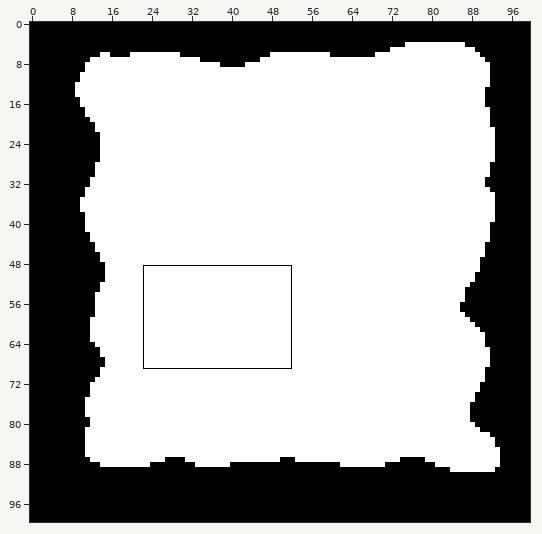
Level history. Tiled map: core/assets/Map.tmx. The picture above shows the old version from afar; the outline marks the close-up.
Close-up. Before the edit:
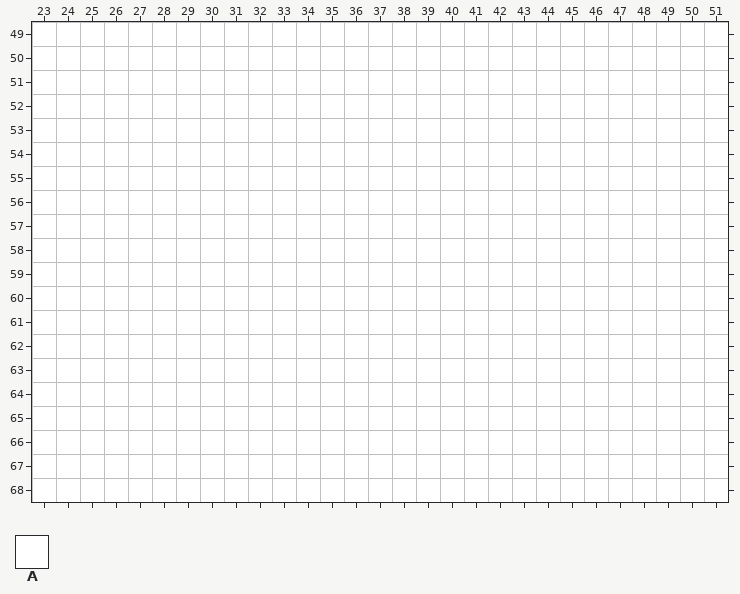
Cells are 32x32 px. Shown: x 23..51, y 49..68. The commit also changed other parts of the map, which this record leaves out.
Key: from "Beach Tileset": A 96.
_ is an empty cell.
Layers that did not change in this view are not listed.
Layer "Collision" before, first column x 23:
49 AAAAAAAAAAAAAAAAAAAAAAAAAAAAA
50 AAAAAAAAAAAAAAAAAAAAAAAAAAAAA
51 AAAAAAAAAAAAAAAAAAAAAAAAAAAAA
52 AAAAAAAAAAAAAAAAAAAAAAAAAAAAA
53 AAAAAAAAAAAAAAAAAAAAAAAAAAAAA
54 AAAAAAAAAAAAAAAAAAAAAAAAAAAAA
55 AAAAAAAAAAAAAAAAAAAAAAAAAAAAA
56 AAAAAAAAAAAAAAAAAAAAAAAAAAAAA
57 AAAAAAAAAAAAAAAAAAAAAAAAAAAAA
58 AAAAAAAAAAAAAAAAAAAAAAAAAAAAA
59 AAAAAAAAAAAAAAAAAAAAAAAAAAAAA
60 AAAAAAAAAAAAAAAAAAAAAAAAAAAAA
61 AAAAAAAAAAAAAAAAAAAAAAAAAAAAA
62 AAAAAAAAAAAAAAAAAAAAAAAAAAAAA
63 AAAAAAAAAAAAAAAAAAAAAAAAAAAAA
64 AAAAAAAAAAAAAAAAAAAAAAAAAAAAA
65 AAAAAAAAAAAAAAAAAAAAAAAAAAAAA
66 AAAAAAAAAAAAAAAAAAAAAAAAAAAAA
67 AAAAAAAAAAAAAAAAAAAAAAAAAAAAA
68 AAAAAAAAAAAAAAAAAAAAAAAAAAAAA
The result:
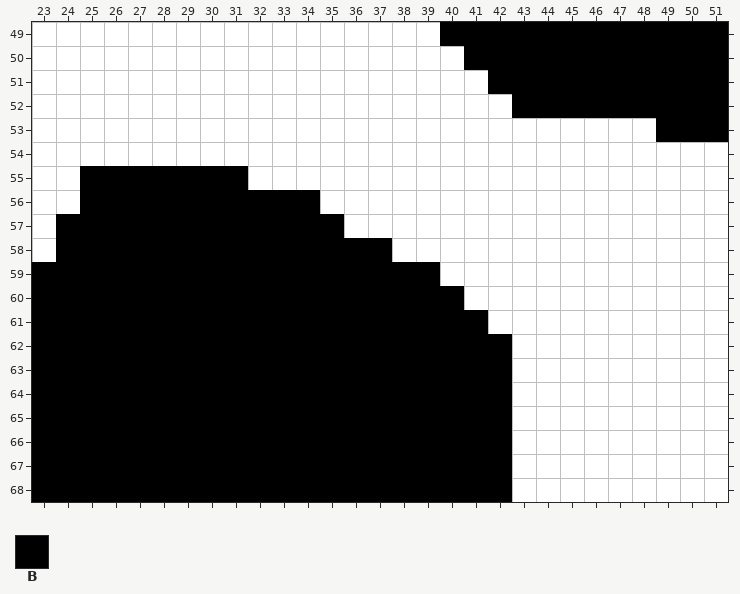
Further tiles: from "Beach Tileset": B 60.
What changed:
Layer "Collision":
The author changed tile A to tile B in row 49 at x 40 to 51; in row 50 at x 41 to 51; in row 51 at x 42 to 51; in row 52 at x 43 to 51; in row 53 at x 49 to 51; in row 55 at x 25 to 31.
The author changed tile A to tile B in row 56 at x 25 to 34; in row 57 at x 24 to 35; in row 58 at x 24 to 37; in row 59 at x 23 to 39; in row 60 at x 23 to 40; in row 61 at x 23 to 41.
The author changed tile A to tile B in rows 62 to 68 at x 23 to 42.
Boxes around the changes in both close-ups, in picture pixels (x1, y1, x2, y2):
changed: (440, 22, 728, 142)
changed: (32, 166, 512, 502)
